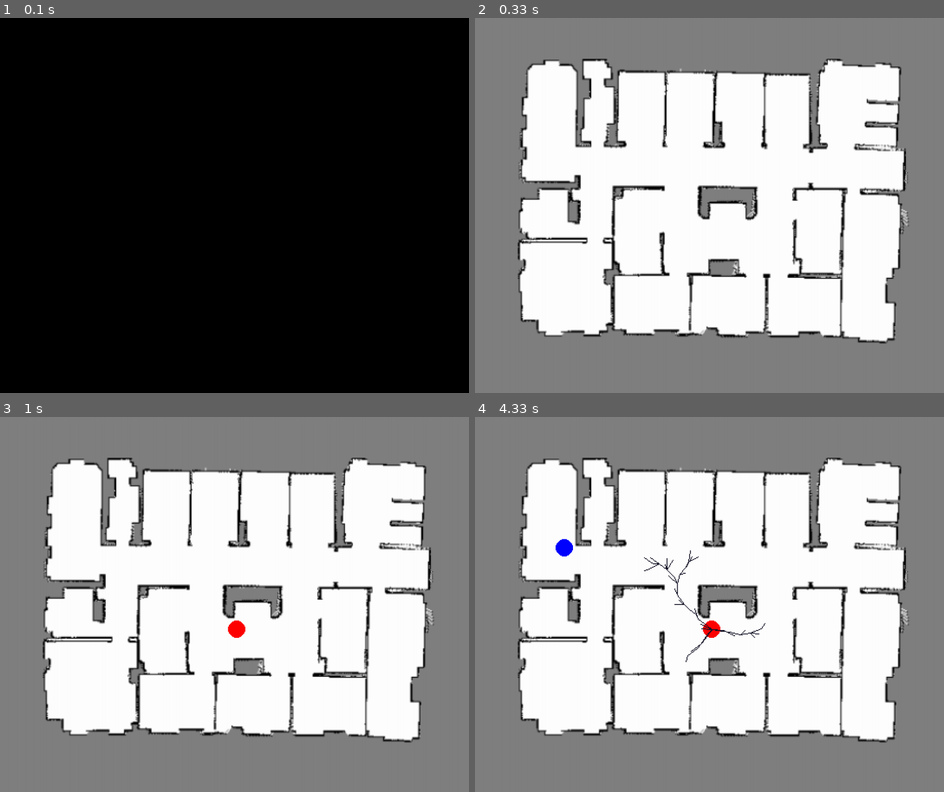
Above: before the commit, frames 1-4 (two rows, left to right).
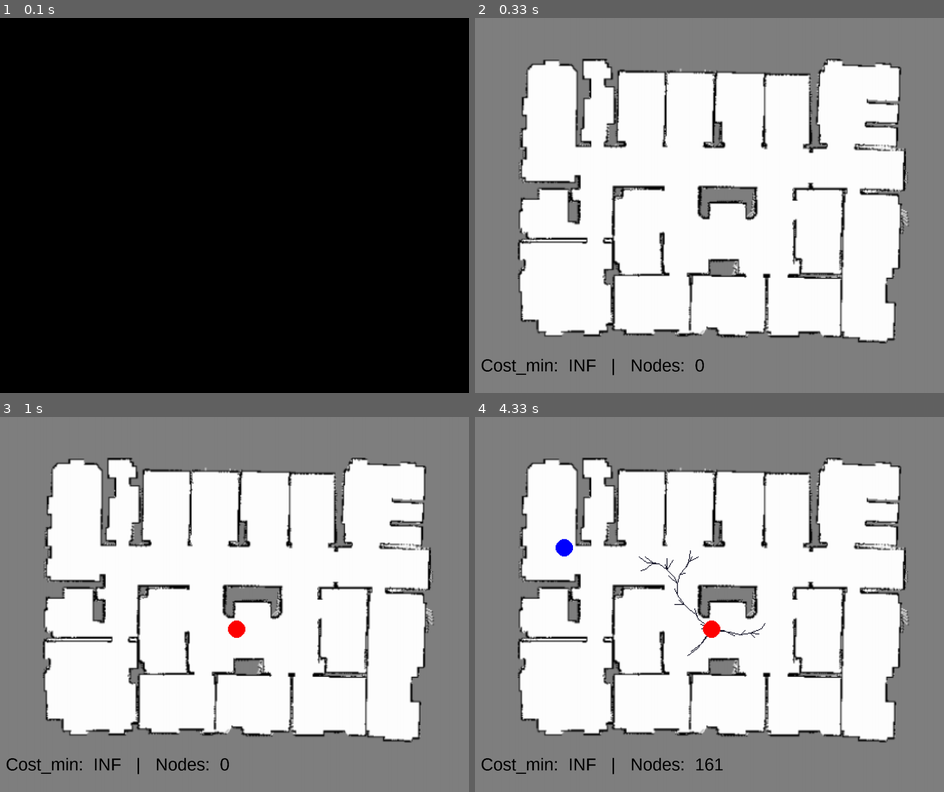
Above: after the commit, the same moments.

Repository: soraxas/sbp-env
Game: pygame game, started from rrtstar.py
Two runs of this game, one before a commit and one after it. Both use one fixed random seed, a clock stepped at 60 frames per second and the inputs below.
Inputs (mouse positions are in pixels of both pictures, inside the frame that each line leads up to):
- Up to frame 1 (0.1 s): no input
- Up to frame 2 (0.33 s): no input
- Up to frame 3 (1 s): click (239, 630) at 0.88 s
- Up to frame 4 (4.33 s): click (564, 548) at 1.22 s

Frame 1 is identical in both runs. In frame 2, 0.4% of the frame differs, in the area x 1-49%, y 90-96%; in frame 3, 0.4%; in frame 4, 0.6%, in the area x 1-53%, y 37-96%.

Commit message:
simplified code and with text debugging

Diff:
--- a/checkCollision.py
+++ b/checkCollision.py
@@ -1,8 +1,9 @@
+import numpy as np
 
 def lineGenerationAlgorithm(p1, p2):
     pixels = []
     # edge case of p1 == p2
-    if p1 == p2:
+    if np.array_equal (p1,p2):
         return []
     # given 2 points, return a list that contain all pixel within the two point
     dx = p2[0] - p1[0]
--- a/rrtstar.py
+++ b/rrtstar.py
@@ -21,17 +21,21 @@
 RADIUS = 15
 fpsClock = pygame.time.Clock()
 
+INFINITE = sys.maxsize
+
+ALPHA_CK = 255,0,255
+
 GOAL_RADIUS = 10
 
 SCALING = 3
+
+GOAL_BIAS = 0.05
 
 img = None
 c_min = None
 x_center = None
 angle = None
-
-c_max = sys.maxsize
-foundSolution = False
+c_max = INFINITE
 
 
 ############################################################
@@ -53,15 +57,17 @@
 
 
 def dist(p1, p2):
-    return sqrt((p1[0] - p2[0]) ** 2 + (p1[1] - p2[1]) ** 2)
+    return np.linalg.norm(p1 - p2)
+    # return sqrt((p1[0] - p2[0]) ** 2 + (p1[1] - p2[1]) ** 2)
 
 
 def step_from_to(p1, p2):
     if dist(p1, p2) < EPSILON:
-        return p2
+        return np.array(p2)
     else:
         theta = atan2(p2[1] - p1[1], p2[0] - p1[0])
-        return p1[0] + EPSILON * cos(theta), p1[1] + EPSILON * sin(theta)
+        pos = p1[0] + EPSILON * cos(theta), p1[1] + EPSILON * sin(theta)
+        return np.array(pos)
 
 
 def chooseParent(nn, newnode, nodes):
@@ -89,33 +95,27 @@
     return nodes
 
 # to force drawSolutionPath only draw once for every new solution
-solution_path_c_max = sys.maxsize
-solution_path_color = None
-
+solution_path_c_max = INFINITE
 
 def drawSolutionPath(start, goal, nodes, pygame, screen):
-    if not foundSolution:
-        return
-    global solution_path_c_max, solution_path_color, c_max
-    if solution_path_c_max > c_max:
-        # new color for new path
-        solution_path_c_max = c_max
-        solution_path_color = random.random()*255, random.random()*255, random.random()*255
-        print('Cost: {}'.format(c_max))
-
-    # redraw the old path
+    global solution_path_c_max, c_max
+
+    # redraw new path
+    green = 0,150,0
+    screen.fill(ALPHA_CK)
+
     nn = nodes[0]
     for p in nodes:
         if dist(p.pos, goal.pos) < dist(nn.pos, goal.pos):
             nn = p
     while nn != start:
-        pygame.draw.line(screen, solution_path_color, nn.pos, nn.parent.pos, 5)
+        pygame.draw.line(screen, green, nn.pos, nn.parent.pos, 5)
         nn = nn.parent
 
 
 
 def get_random_path(c_max):
-    if c_max != sys.maxsize: #max size represent infinite (not found solution yet)
+    if c_max != INFINITE: #max size represent infinite (not found solution yet)
         global c_min, x_center, angle
         # already have a valid solution, optimise in ellipse region
         r1 = c_max / 2
@@ -130,13 +130,14 @@
         ##################################
         ##################################
         ##################################
-        return x2 + x_center[0] , y2 + x_center[1]
+        pos =  x2 + x_center[0] , y2 + x_center[1]
+        return np.array(pos)
 
     # Random path
     while True:
         p = random.random()*XDIM, random.random()*YDIM
         if not collides(p):
-            return p
+            return np.array(p)
 
 class Node:
     pos = None  # index 0 is x, index 1 is y
@@ -146,54 +147,82 @@
     def __init__(self, pos):
         self.pos = pos
 
-def drawEllipse():
-    pass
-
 def main():
     global pygame, img
 
     # initialize and prepare screen
-    # a=checkIntersect()
-    # print(a)
     pygame.init()
     img = pygame.image.load('map.png')
     XDIM = img.get_width()
     YDIM = img.get_height()
 
-    screen = pygame.Surface( [XDIM, YDIM] )
-    window = pygame.display.set_mode([XDIM * SCALING, YDIM * SCALING])
-    # solution_path_screen = pygame.Surface( [XDIM, YDIM], pygame.SRCALPHA, 32 )
-    # solution_path_screen = solution_path_screen.convert_alpha()
-    solution_path_screen = pygame.Surface( [XDIM, YDIM] )
-    ck = 255,0,255
-    solution_path_screen.fill(ck)
-    # solution_path_screen.set_colorkey(ck)
-    # solution_path_screen.set_alpha(255)
-
-
-    def update():
-        pygame.transform.scale(screen, (XDIM * SCALING, YDIM * SCALING), window)
-        # pygame.transform.scale(solution_path_screen, (XDIM * SCALING, YDIM * SCALING), window)
-        pygame.display.update()
-        # screen.blit()
-
     pygame.display.set_caption('RRTstar')
     white = 255, 255, 255
     black = 20, 20, 40
     red = 255, 0, 0
-    green = 0, 255, 0
     blue = 0, 0, 255
     # screen.fill(white)
-    window.blit(solution_path_screen,(0,0))
-    screen.blit(img,(0,0))
-
+
+    ################################################################################
+    # text
+    pygame.font.init()
+    myfont = pygame.font.SysFont('Arial', 20 * SCALING)
+    ################################################################################
+    # main window
+    window = pygame.display.set_mode([XDIM * SCALING, YDIM * SCALING])
+    ################################################################################
+    # background aka the room
+    background = pygame.Surface( [XDIM, YDIM] )
+    background.blit(img,(0,0))
+    # resize background to match windows
+    background = pygame.transform.scale(background, (XDIM * SCALING, YDIM * SCALING))
+    ################################################################################
+    # path of RRT*
+    path_layers = pygame.Surface( [XDIM, YDIM] )
+    path_layers.fill(ALPHA_CK)
+    path_layers.set_colorkey(ALPHA_CK)
+    # rescale to make it bigger
+    path_layers_rescale = pygame.Surface( [XDIM * SCALING, YDIM * SCALING] )
+    path_layers_rescale.fill(ALPHA_CK)
+    path_layers_rescale.set_colorkey(ALPHA_CK)
+    ################################################################################
+    # layers to store the solution path
+    solution_path_screen = pygame.Surface( [XDIM, YDIM] )
+    solution_path_screen.fill(ALPHA_CK)
+    solution_path_screen.set_colorkey(ALPHA_CK)
+    # rescale to make it bigger
+    solution_path_screen_rescale = pygame.Surface( [XDIM * SCALING, YDIM * SCALING] )
+    solution_path_screen_rescale.fill(ALPHA_CK)
+    solution_path_screen_rescale.set_colorkey(ALPHA_CK)
+    ################################################################################
+
+    startPt = None
+    goalPt = None
+
+    num_nodes = 0
+
+    def update():
+        pygame.transform.scale(path_layers, (XDIM * SCALING, YDIM * SCALING), path_layers_rescale)
+        pygame.transform.scale(solution_path_screen, (XDIM * SCALING, YDIM * SCALING), solution_path_screen_rescale)
+
+        window.blit(background,(0,0))
+        window.blit(path_layers_rescale,(0,0))
+        window.blit(solution_path_screen_rescale,(0,0))
+
+        if startPt is not None:
+            pygame.draw.circle(path_layers, red, startPt.pos, GOAL_RADIUS)
+        if goalPt is not None:
+            pygame.draw.circle(path_layers, blue, goalPt.pos, GOAL_RADIUS)
+
+        _cost = 'INF' if c_max == INFINITE else round(c_max, 2)
+        text = 'Cost_min:  {}   |   Nodes:  {}'.format(_cost, num_nodes)
+        window.blit(myfont.render(text, False, (0, 0, 0)), (20,YDIM * SCALING * 0.9))
+
+        pygame.display.update()
 
     nodes = []
-
     ##################################################
     # Get starting and ending point
-    startPt = None
-    goalPt = None
     print('Select Starting Point and then Goal Point')
     fpsClock.tick(10)
     while startPt is None or goalPt is None:
@@ -203,16 +232,12 @@
                 if startPt is None:
                     if collides(mousePos) == False:
                         print(('starting point set: ' + str(mousePos)))
-                        startPt = Node(mousePos)
+                        startPt = Node(np.array(mousePos))
                         nodes.append(startPt)
-                        pygame.draw.circle(
-                            screen, red, startPt.pos, GOAL_RADIUS)
                 elif goalPt is None:
                     if collides(mousePos) == False:
                         print(('goal point set: ' + str(mousePos)))
-                        goalPt = Node(mousePos)
-                        pygame.draw.circle(
-                            screen, blue, goalPt.pos, GOAL_RADIUS)
+                        goalPt = Node(np.array(mousePos))
                 elif e.type == QUIT or (e.type == KEYUP and e.key == K_ESCAPE):
                     sys.exit("Leaving.")
         update()
@@ -227,13 +252,15 @@
 
     ##################################################
 
-
-
     fpsClock.tick(10000)
-    global foundSolution, c_max
+    global c_max
 
     for i in range(NUMNODES):
-        rand = Node(get_random_path(c_max))
+        # probabiilty to bias toward goal (while not reaching goal yet)
+        if c_max == INFINITE and random.random() < GOAL_BIAS:
+            rand = Node(np.array(goalPt.pos))
+        else:
+            rand = Node(get_random_path(c_max))
         nn = nodes[0]
         for p in nodes:
             if dist(p.pos, rand.pos) < dist(nn.pos, rand.pos):
@@ -247,41 +274,28 @@
             # newnode.parent = nn
 
             nodes.append(newnode)
-            pygame.draw.line(screen, black, nn.pos, newnode.pos)
-            nodes = reWire(nodes, newnode, pygame, screen)
+            pygame.draw.line(path_layers, black, nn.pos, newnode.pos)
+            nodes = reWire(nodes, newnode, pygame, path_layers)
             pygame.display.update()
 
             if dist(newnode.pos, goalPt.pos) < GOAL_RADIUS:
-                print('Reached goal!')
-                # goalPt.parent = newnode
-                # drawSolutionPath(startPt, goalPt, nodes, pygame, screen)
-                # print(newnode.cost)
-                # print(c_min)
-                # print(x_center)
-                # print(angle)
-
-                foundSolution = True
+                # print('Reached goal!')
+
                 if newnode.cost < c_max:
                     c_max = newnode.cost
-
-                # drawSolutionPath(startPt, goalPt, nodes, pygame, screen)
-                # drawEllipse()
-                #
-                # # get_random_path(newnode.cost, screen=screen)
-                #
-                # update(screen, window)
-                # import time
-                # time.sleep(100)
-                # break
+                    drawSolutionPath(startPt, goalPt, nodes, pygame, solution_path_screen)
 
             for e in pygame.event.get():
                 if e.type == QUIT or (e.type == KEYUP and e.key == K_ESCAPE):
                     sys.exit("Leaving.")
-        drawSolutionPath(startPt, goalPt, nodes, pygame, solution_path_screen)
+        num_nodes = i
         update()
-    update()
-    exit()
-
+    update() # update one last time
+    # wait for exit
+    while True:
+        for e in pygame.event.get():
+            if e.type == QUIT or (e.type == KEYUP and e.key == K_ESCAPE):
+                sys.exit("Leaving.")
 
 
 # if python says run, then we should run
